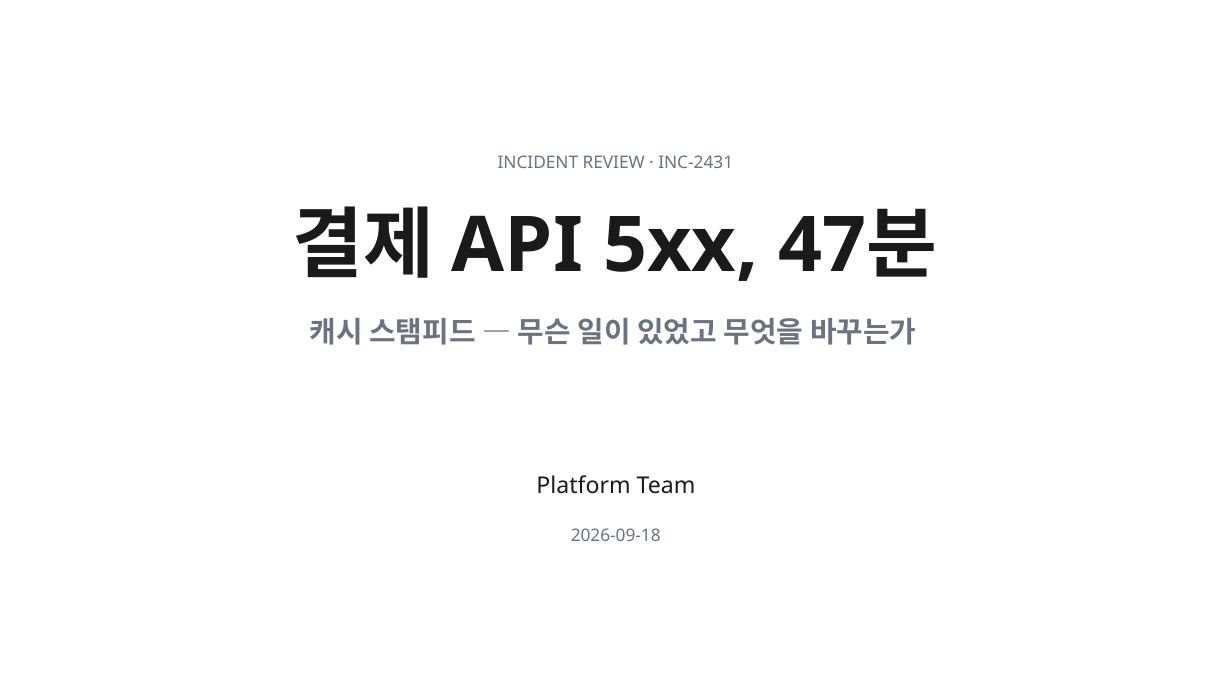
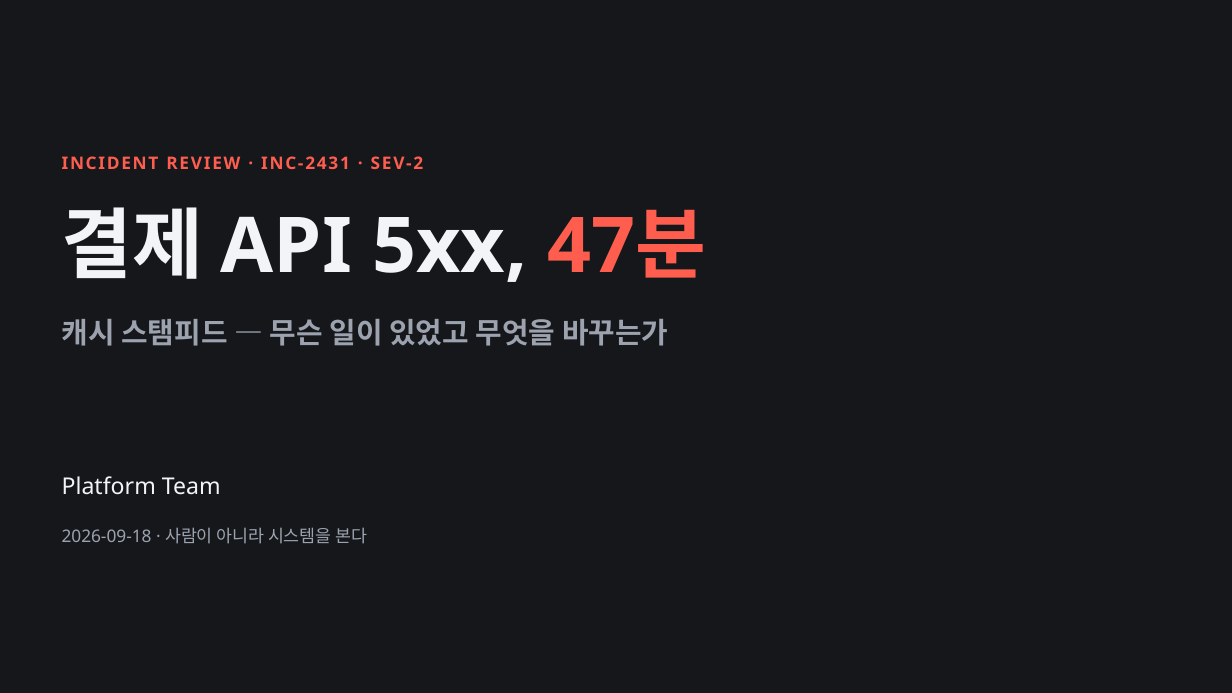
Before and after one commit to k2sebeom/balpyo, a slide deck: slide 1 of examples/showcase/decks/incident-postmortem/inc-2431-장애-회고.pptx. Drawn at 1232x693 pixels with LibreOffice and Linux fonts; fonts in the diff are those of the drawing. Boxes give left, top, right and bottom in pixels: in the first picture for what was removed or moved away, otherwise in the second. Text is boxed around its words. In the diff, an @@ line names an element or a change of style, - is before the commit and + after.

```diff
--- a/examples/showcase/decks/incident-postmortem/inc-2431-장애-회고.pptx
+++ b/examples/showcase/decks/incident-postmortem/inc-2431-장애-회고.pptx
@@ background #FFFFFF to #15171B @@
@@ text at (x1=62, y1=156, x2=424, y2=169): text changed; text colour #6B7280 to #FF5E4F; bold on @@
-INCIDENT REVIEW · INC-2431
+INCIDENT REVIEW · INC-2431 · SEV-2
@@ title "결제 API 5xx, 47분" moved from (x1=292, y1=206, x2=937, y2=281) to (x1=62, y1=207, x2=706, y2=282) @@
@@ title "결제 API 5xx, 47분" at (x1=62, y1=207, x2=706, y2=282): text colour #1A1A1A to #F2F4F7 in "결제 API 5xx,"; text colour #1A1A1A to #FF5E4F in "47분" @@
@@ subtitle "캐시 스탬피드 — 무슨 일이 ..." moved from (x1=310, y1=318, x2=916, y2=345) to (x1=62, y1=319, x2=668, y2=346) @@
@@ subtitle "캐시 스탬피드 — 무슨 일이 ..." at (x1=62, y1=319, x2=668, y2=346): text colour #6B7280 to #9CA3AF @@
@@ text "Platform Team" moved from (x1=536, y1=475, x2=696, y2=494) to (x1=62, y1=476, x2=221, y2=495) @@
@@ text "Platform Team" at (x1=62, y1=476, x2=221, y2=495): text colour #1A1A1A to #F2F4F7 @@
@@ text at (x1=62, y1=527, x2=367, y2=544): text changed; text colour #6B7280 to #9CA3AF @@
-2026-09-18
+2026-09-18 · 사람이 아니라 시스템을 본다
```
Also in this commit, not shown: 9 other slides changed, 35 other files.
